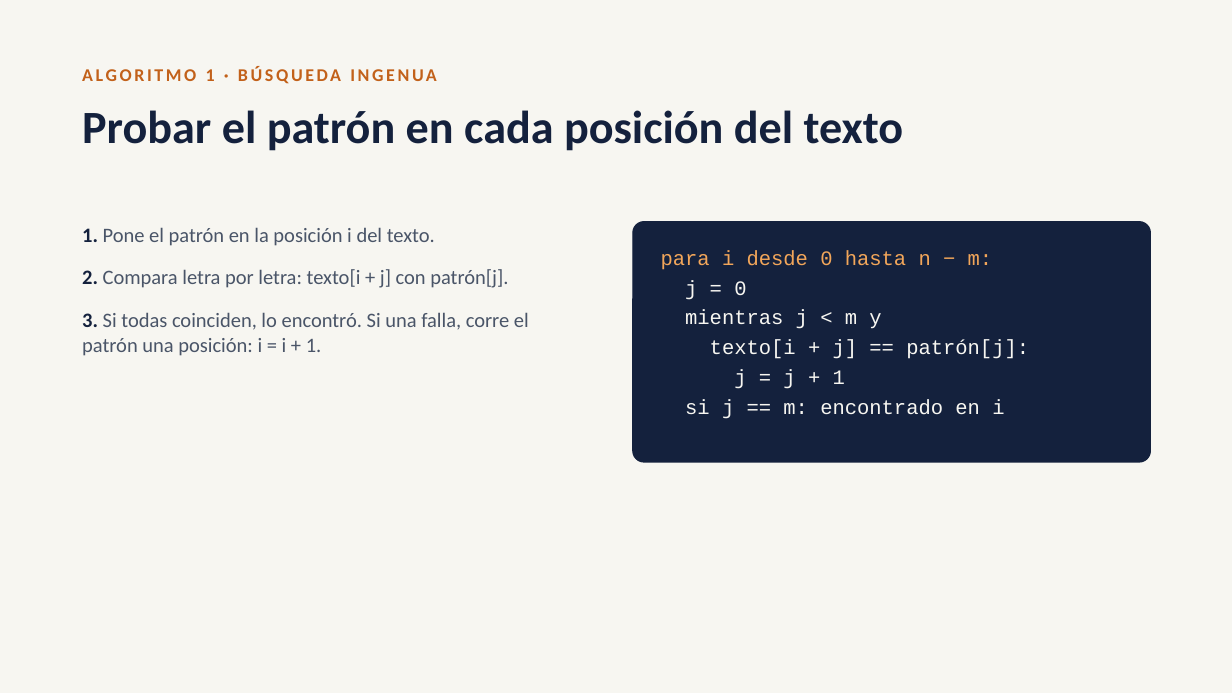
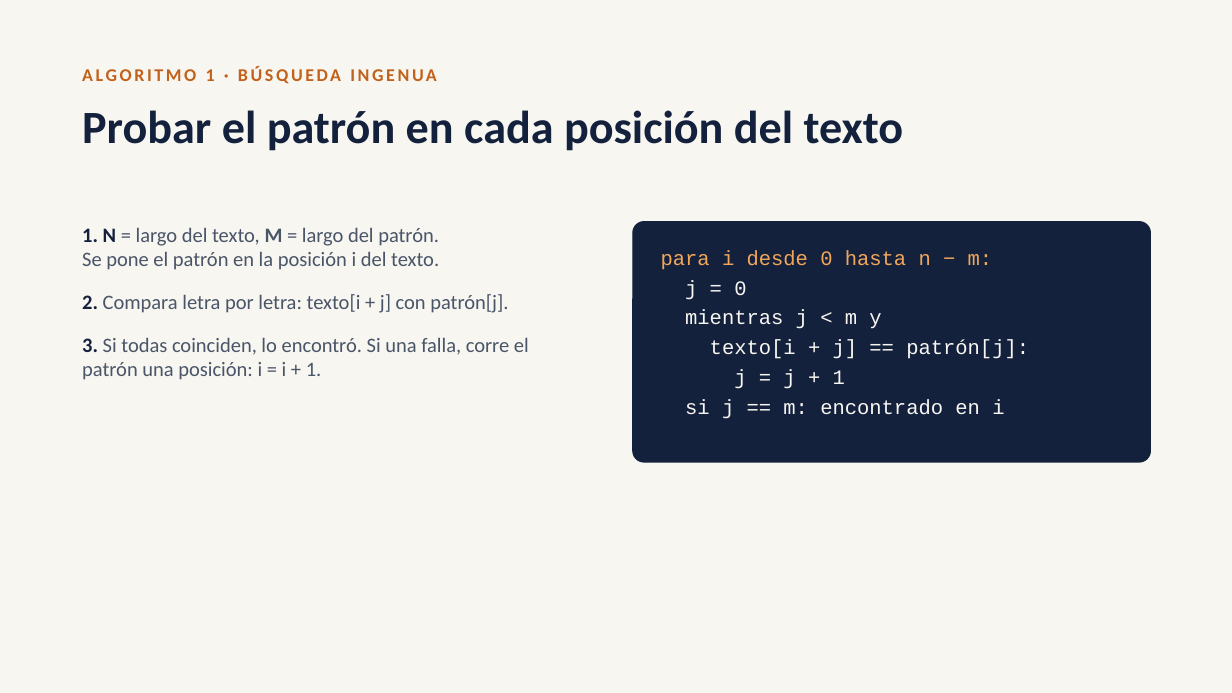
Before and after one commit to rolandramirez491/busqueda-patrones-adn, a slide deck: slide 3 of Presentacion_Busqueda_Patrones.pptx. Drawn at 1232x693 pixels with LibreOffice and Linux fonts; fonts in the diff are those of the drawing. Boxes give left, top, right and bottom in pixels: in the first picture for what was removed or moved away, otherwise in the second. Text is boxed around its words. In the diff, an @@ line names an element or a change of style, - is before the commit and + after.

```diff
--- a/Presentacion_Busqueda_Patrones.pptx
+++ b/Presentacion_Busqueda_Patrones.pptx
@@ text at (x1=82, y1=227, x2=439, y2=270): text changed @@
-1. Pone el patrón en la posición i del texto.
+1. N = largo del texto, M = largo del patrón.
+Se pone el patrón en la posición i del texto.
```
Also in this commit, not shown: 7 other slides changed, 29 slides added, 1 slide removed, 1 other file.
